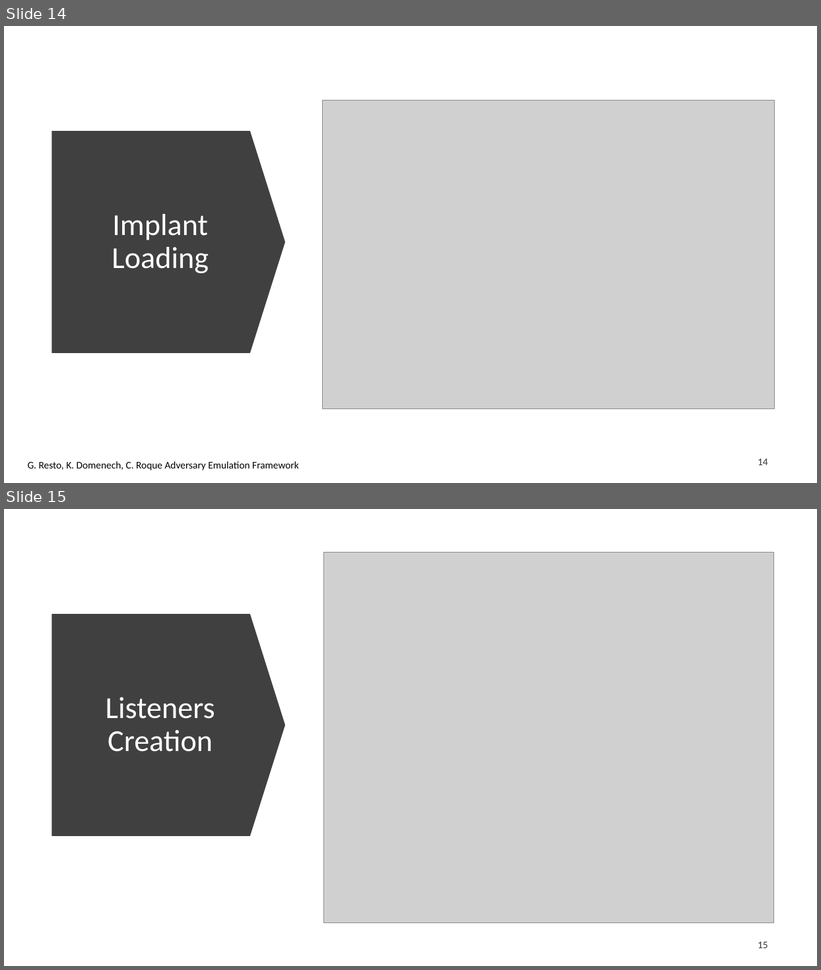
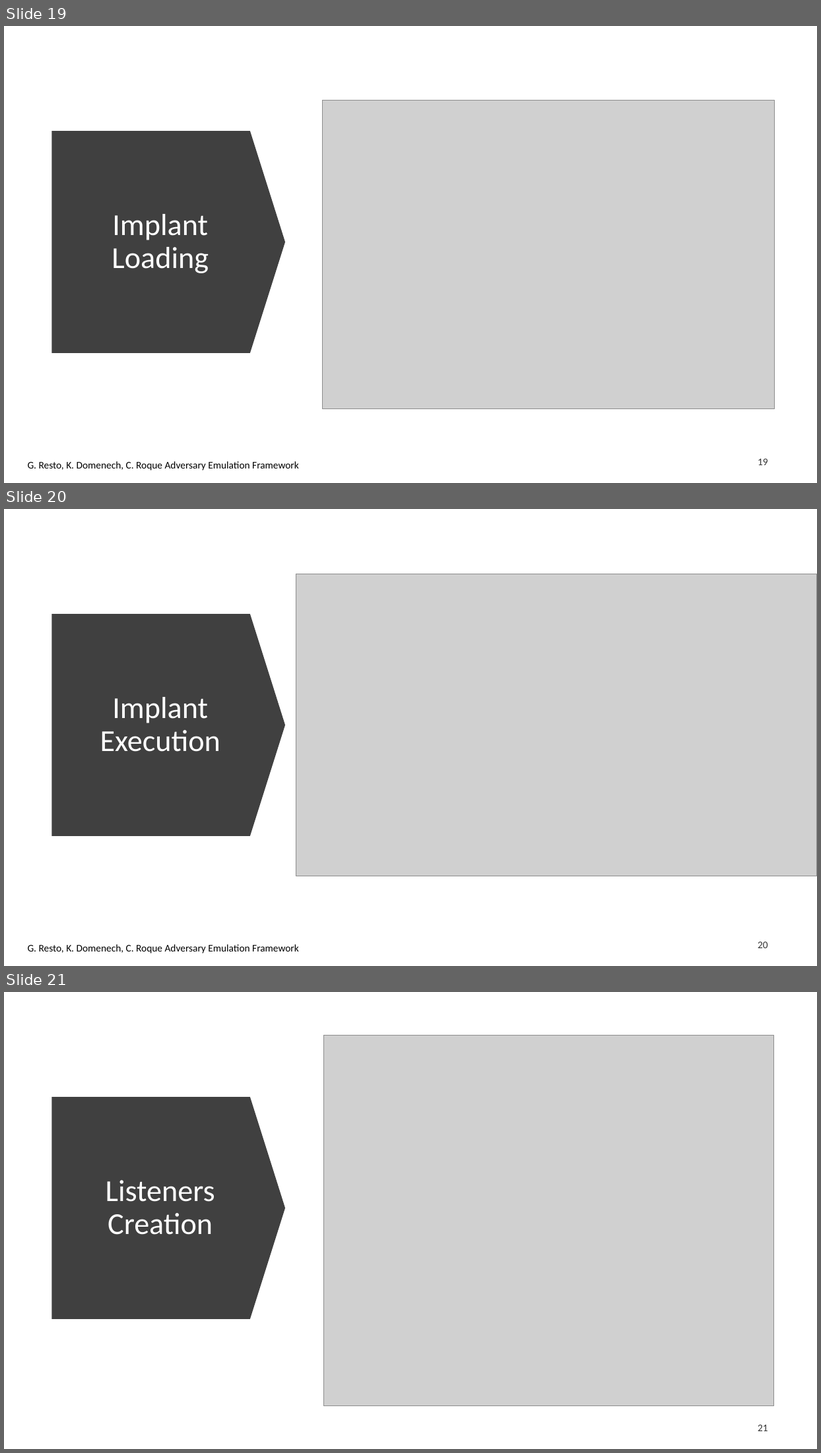
Before and after one commit to racoten/Capstone, a slide deck: Design/Capstone 2 Presentation.pptx. Shown one above the other, each under a label of ours: slides 14 and 15 before the commit, slides 19, 20 and 21 after it. The pictures are 821x970 and 821x1453 pixels, drawn with LibreOffice and Linux fonts; fonts in the diff are those of the drawing; grey boxes stand for pictures. Boxes give left, top, right and bottom in pixels: in the first picture for what was removed or moved away, otherwise in the second. Text is boxed around its words. In the diff, an @@ line names an element or a change of style, - is before the commit and + after.

```diff
--- a/Design/Capstone 2 Presentation.pptx
+++ b/Design/Capstone 2 Presentation.pptx
@@ slide 20 added at [4, 509, 817, 966], background #FFFFFF @@
@@ picture added at [296, 574, 817, 876] @@
@@ down arrow added at [52, 614, 286, 836], fill #404040 @@
@@ title added at [100, 697, 220, 752], 36 pt, text #FFFFFF @@
+Implant Execution
@@ page number added at [758, 942, 768, 949], 12 pt, text #000000 at 80% opacity @@
+20
@@ text added at [28, 945, 299, 954], 12 pt, text #000000 @@
+G. Resto, K. Domenech, C. Roque Adversary Emulation Framework
@@ what was slide 14 is now slide 19 @@
@@ page number at [758, 459, 768, 466]: text changed @@
-14
+19
@@ what was slide 15 is now slide 21 @@
@@ page number at [758, 1425, 768, 1432]: text changed @@
-15
+21
```
Also in this commit, not shown: 5 slides changed, 7 other slides added, 2 slides removed.
